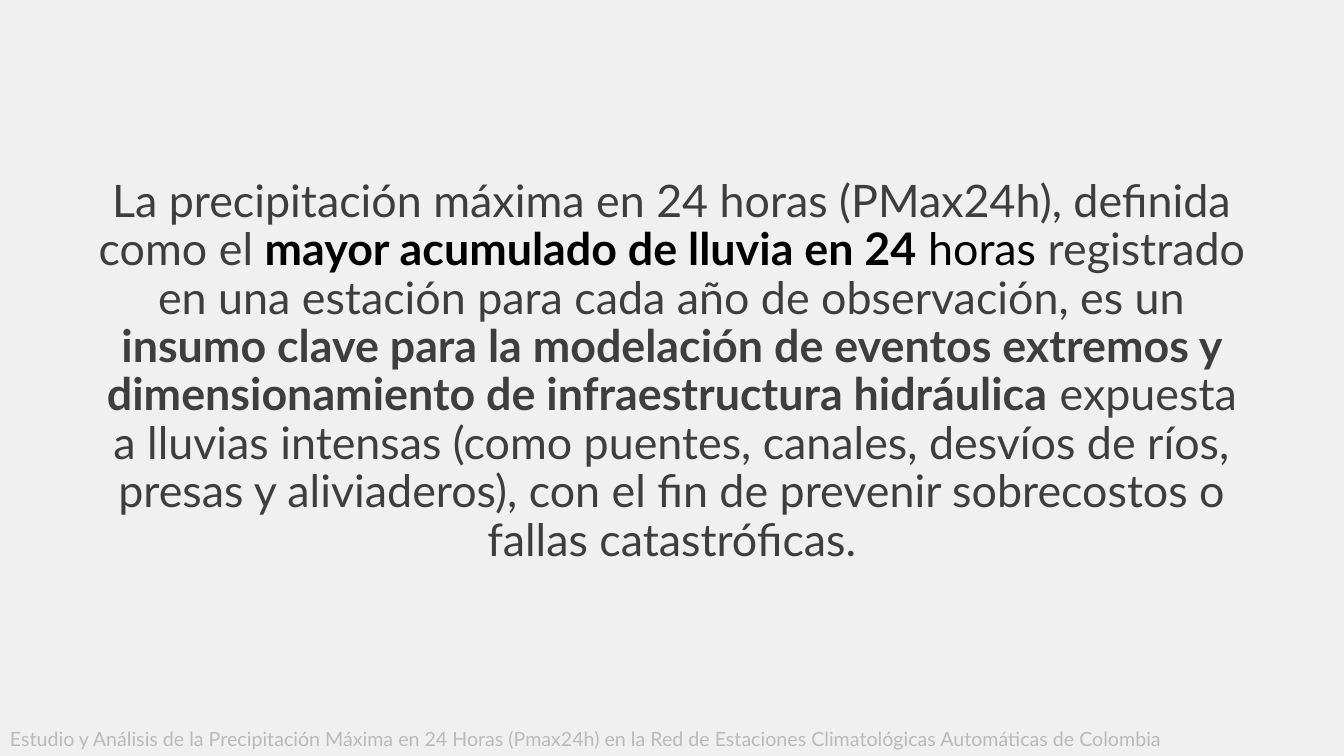
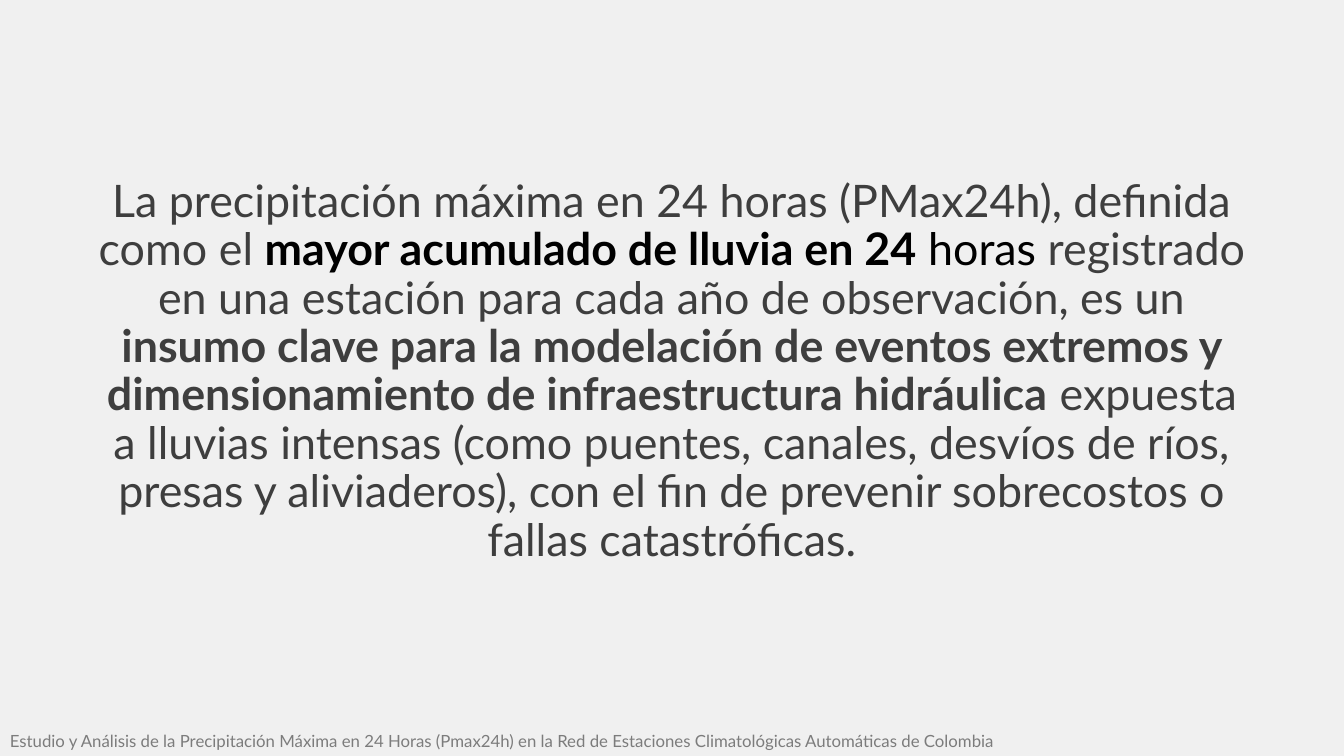
Before and after one commit to rcfdtools/R.HydroTools, a slide deck: slide 2 of tool/PMP/file/report/SCI_XXVI_SNHH26_Presentacion_PMax24HAutomColombia_v1.pptx. Drawn at 1344x756 pixels with LibreOffice and Linux fonts; fonts in the diff are those of the drawing. Boxes give left, top, right and bottom in pixels: in the first picture for what was removed or moved away, otherwise in the second. Text is boxed around its words. In the diff, an @@ line names an element or a change of style, - is before the commit and + after.

```diff
--- a/tool/PMP/file/report/SCI_XXVI_SNHH26_Presentacion_PMax24HAutomColombia_v1.pptx
+++ b/tool/PMP/file/report/SCI_XXVI_SNHH26_Presentacion_PMax24HAutomColombia_v1.pptx
@@ text "Estudio y Análisis de la ..." at bbox=[10, 734, 994, 750]: size 14 to 12 pt, text colour #BABABA to #7C7C7C @@
```
Also in this commit, not shown: 3 other slides changed, 4 slides added, 1 other file.
